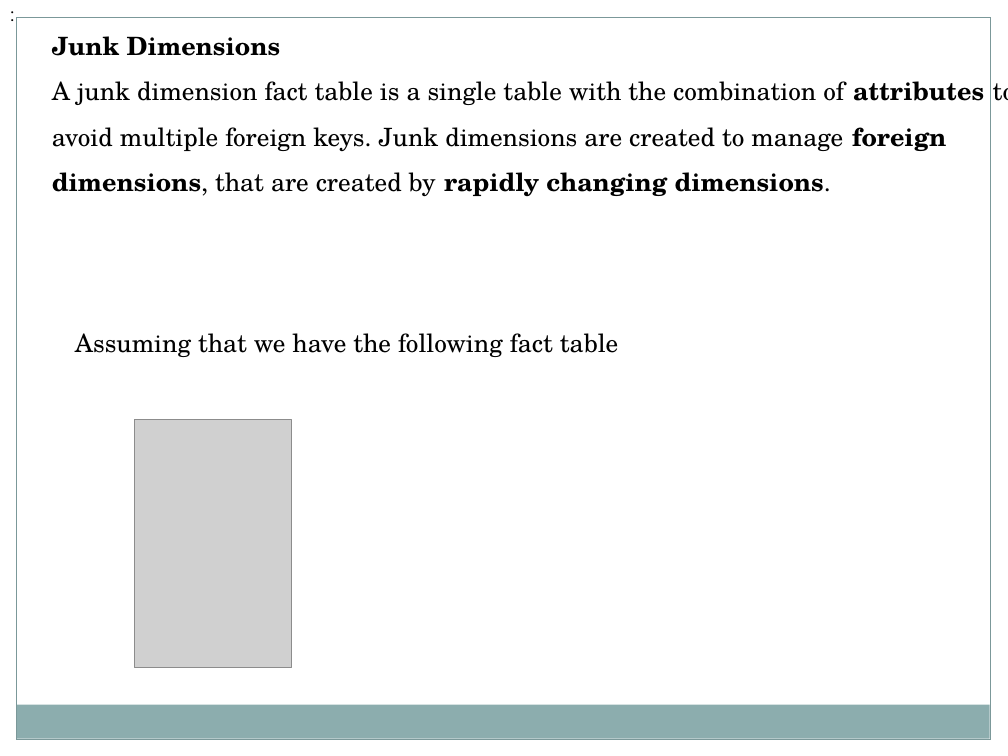
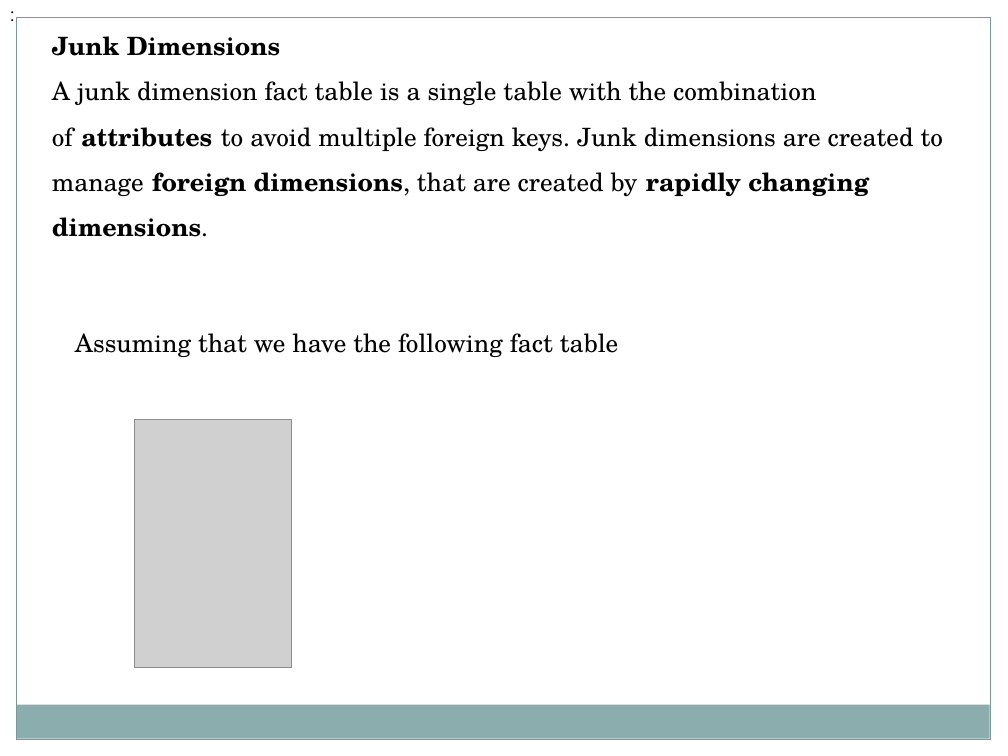
Before and after one commit to AaryaTiwari1211/SEM4, a slide deck: slide 56 of Advanced Databases/Additional Notes/Datawarehouse.pptx. Drawn at 1008x756 pixels with LibreOffice and Linux fonts; fonts in the diff are those of the drawing; grey boxes stand for pictures. Boxes give left, top, right and bottom in pixels: in the first picture for what was removed or moved away, otherwise in the second. Text is boxed around its words. In the diff, an @@ line names an element or a change of style, - is before the commit and + after.

```diff
--- a/Advanced Databases/Additional Notes/Datawarehouse.pptx
+++ b/Advanced Databases/Additional Notes/Datawarehouse.pptx
@@ text "Junk Dimensions" rewrapped from bbox=[52, 36, 1008, 197] to bbox=[52, 36, 944, 237] @@
```
Also in this commit, not shown: 1 other slide changed, 1 other file.
